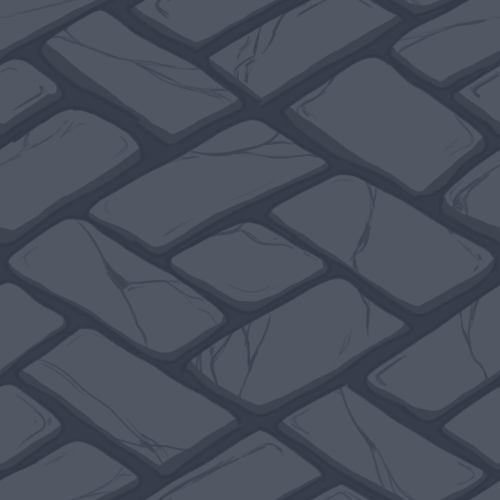
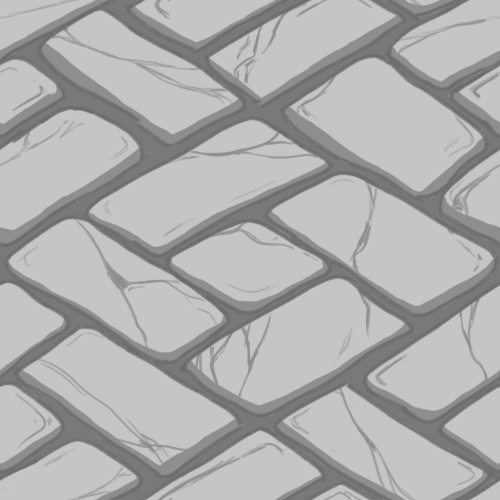
The second w=500, h=500 image is a revision of the first. Changes to its layers:
pixels changed over [0, 0, 500, 500] (layer not identified)
